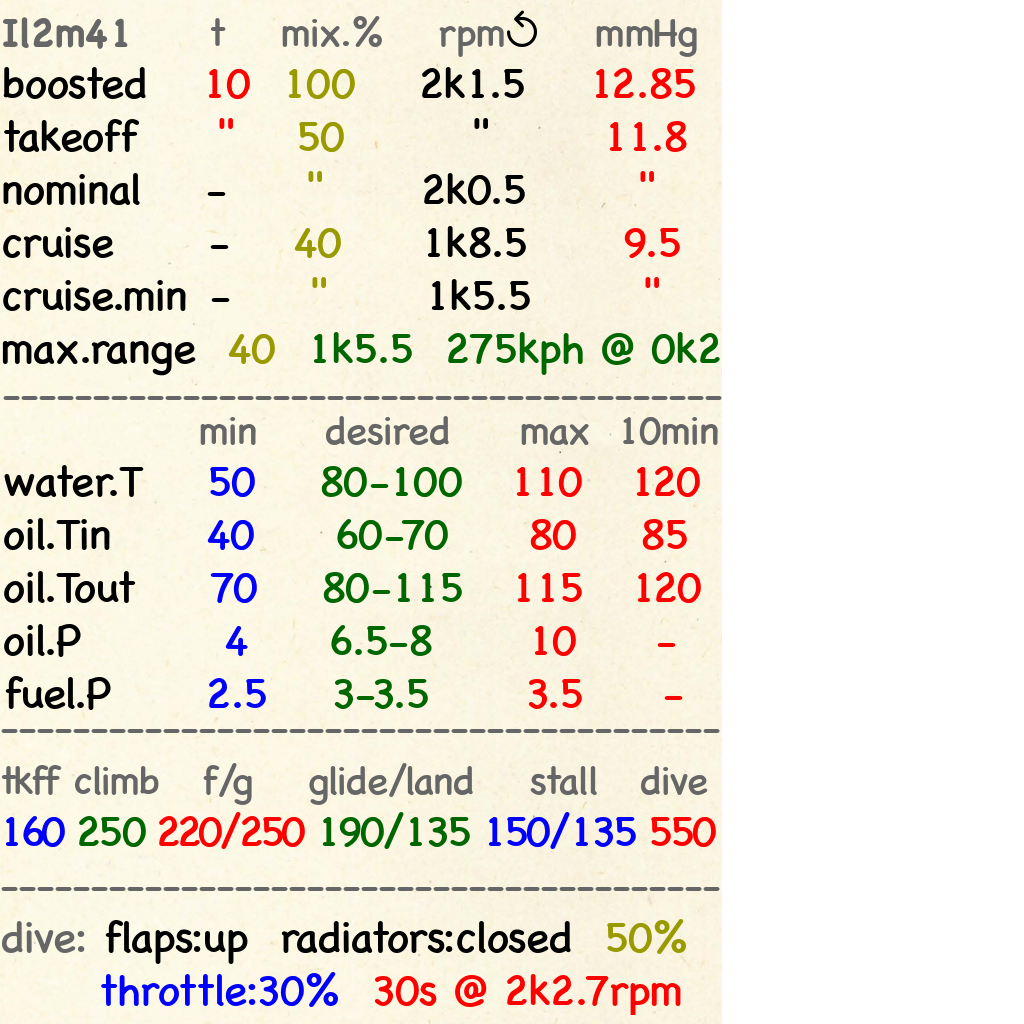
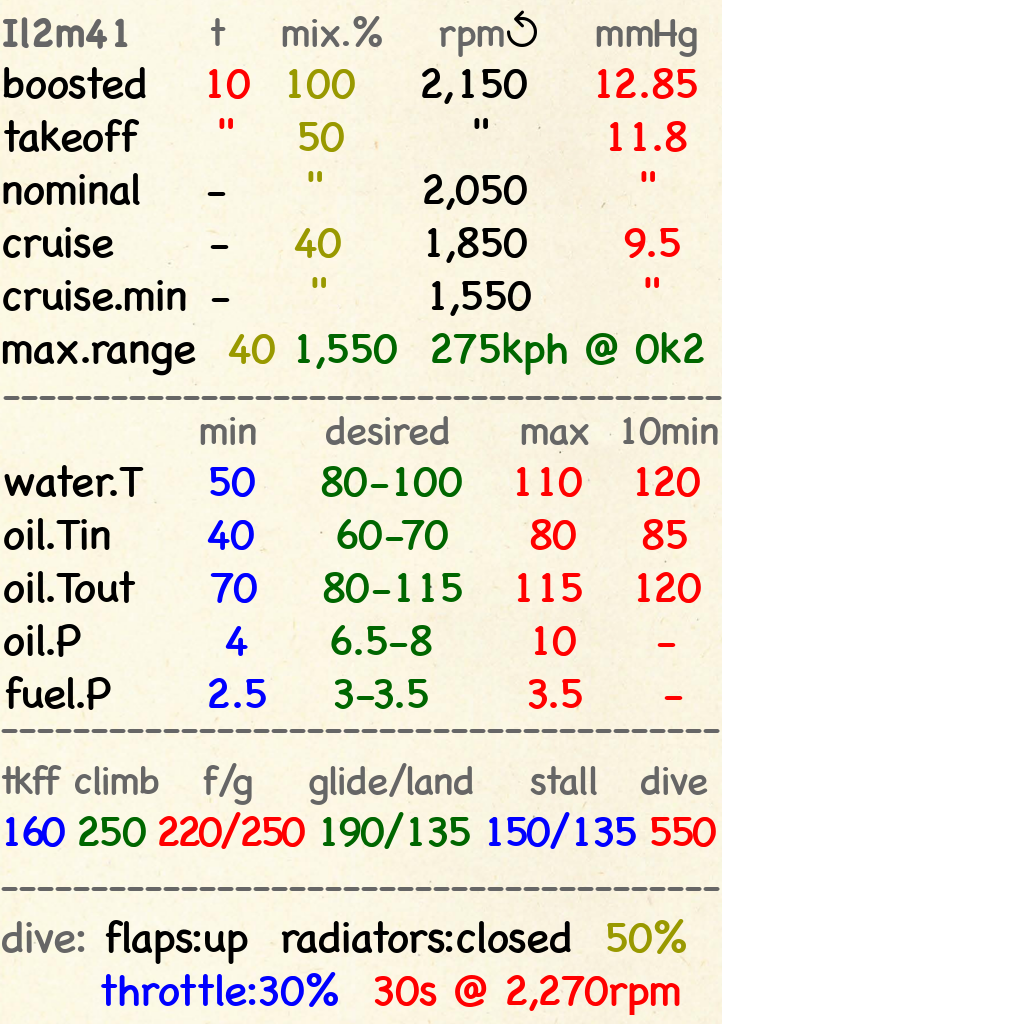
Layer changes from the first 1024×1024 image to the second:
painted on "Il2m41 t mix.% rpm↺ ..." over (x1=297, y1=67, x2=720, y2=375)
painted on "dive: flaps:up radiators:clos..." over (x1=529, y1=974, x2=681, y2=1015)
